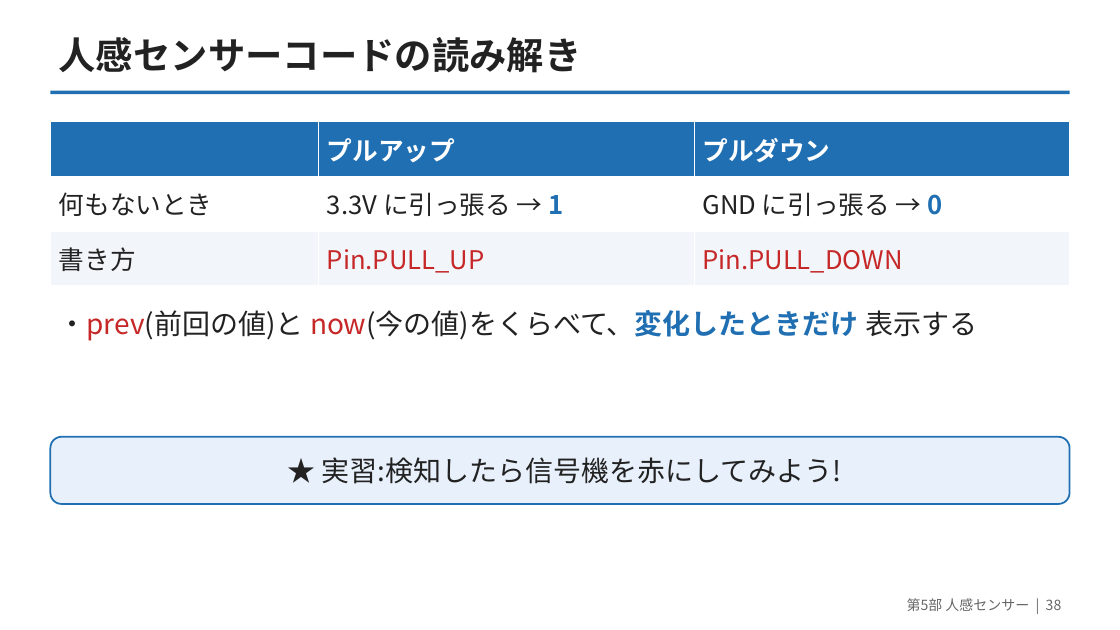
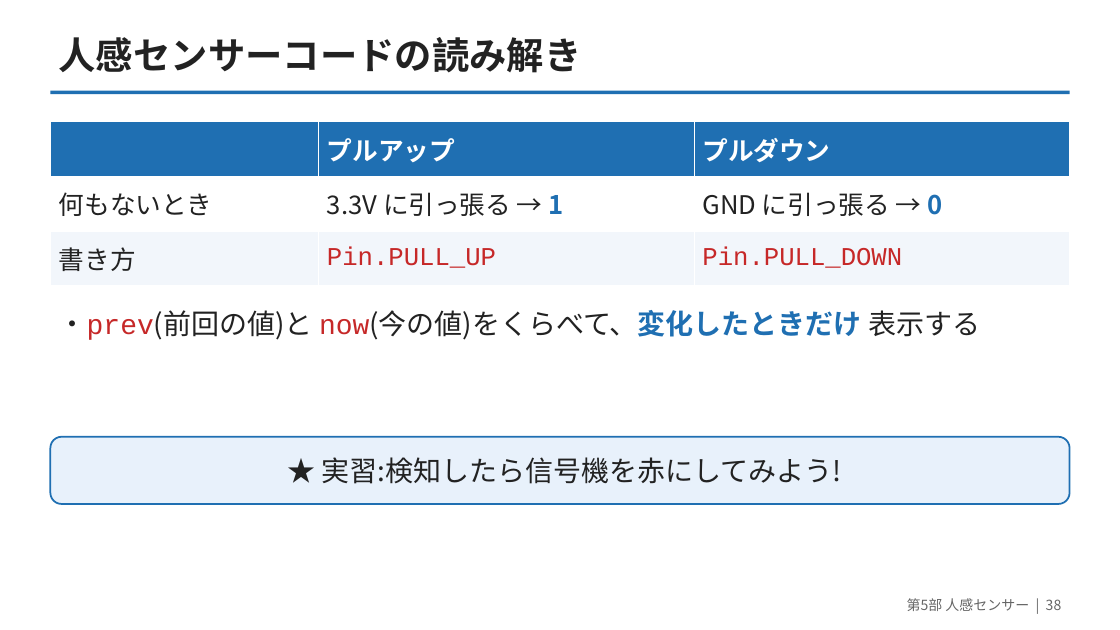
Before and after one commit to yuracode/isiot, a slide deck: slide 38 of slides/pico_sensor_intro.pptx. Drawn at 1120x630 pixels with LibreOffice and Linux fonts; fonts in the diff are those of the drawing. Boxes give left, top, right and bottom in pixels: in the first picture for what was removed or moved away, otherwise in the second. Text is boxed around its words. In the diff, an @@ line names an element or a change of style, - is before the commit and + after.

```diff
--- a/slides/pico_sensor_intro.pptx
+++ b/slides/pico_sensor_intro.pptx
@@ table at (50,122,1070,286) @@
@@ font Noto Sans CJK JP to Courier New in "Pin.PULL_UP", "Pin.PULL_DOWN" @@
@@ text "・prev(前回の値)と now(今の値)をくらべて、変化したときだけ 表示する" at (59,310,980,340): font Noto Sans CJK JP to Courier New in "・prev(前回の値)と now(今の値)をくらべて、変化したときだけ" @@
```
Also in this commit, not shown: 36 other slides changed, 2 other files.
